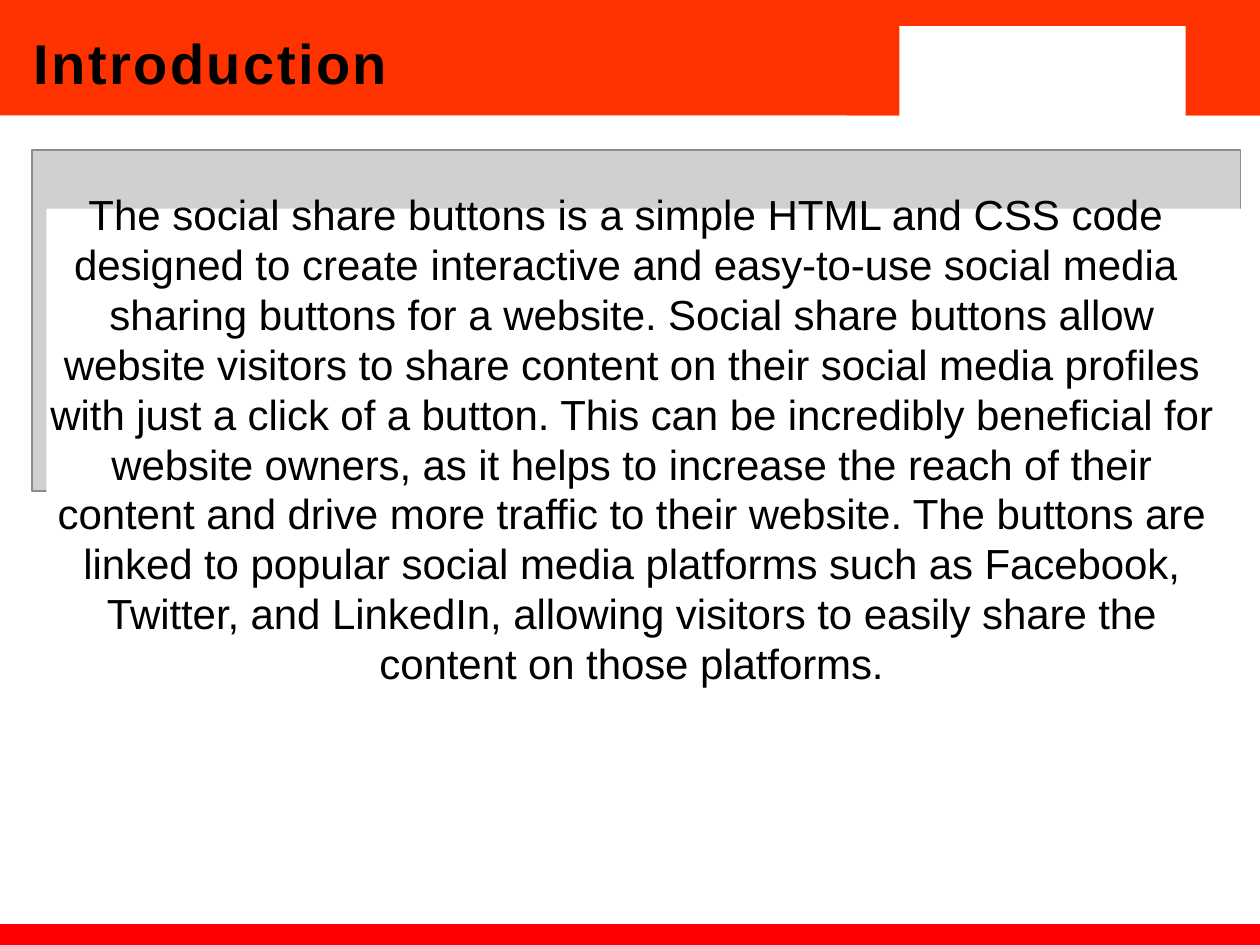
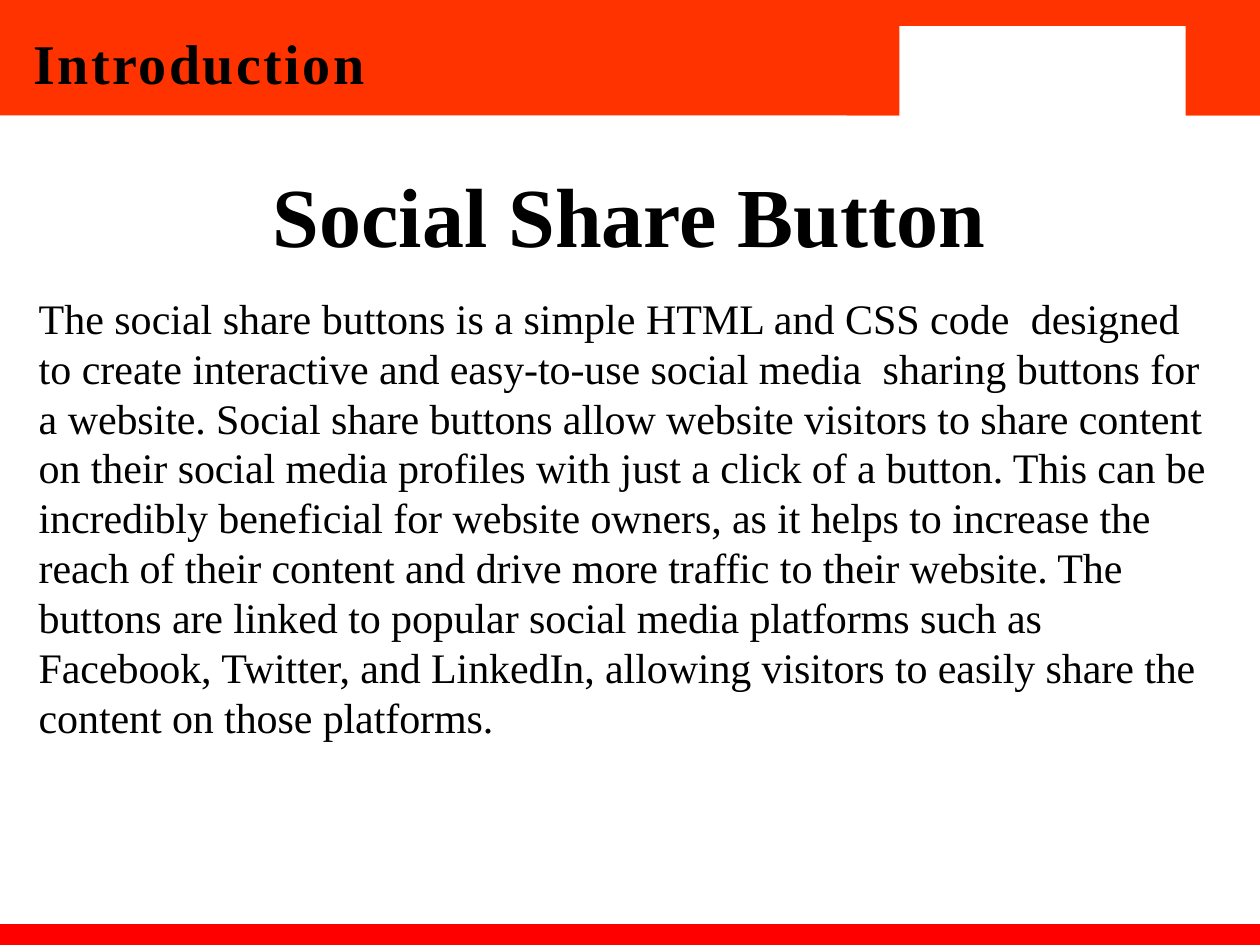
Before and after one commit to suk9669/fee-project, a slide deck: slide 3 of FEE_PPT(2210990869,70,71,72).pptx. Drawn at 1260x945 pixels with LibreOffice and Linux fonts; fonts in the diff are those of the drawing; grey boxes stand for pictures; background and template pictures are left out. Boxes give left, top, right and bottom in pixels: in the first picture for what was removed or moved away, otherwise in the second. Text is boxed around its words. In the diff, an @@ line names an element or a change of style, - is before the commit and + after.

```diff
--- a/FEE_PPT(2210990869,70,71,72).pptx
+++ b/FEE_PPT(2210990869,70,71,72).pptx
@@ title "Introduction" at [34,45,364,85]: font Arial to Times New Roman @@
@@ picture removed at [32,150,1240,491] @@
@@ freeform shape removed at [47,209,1260,611] @@
@@ text added at [273,188,985,248], 48 pt, text #000000, bold @@
+Social Share Button
@@ text "The social share buttons is ...": place and size @@
-text "The social share buttons is ..." at [50,196,1213,688]
+text "The social share buttons is ..." at [39,305,1205,742]
@@ text "The social share buttons is ..." at [39,305,1205,742]: font Arial to Times New Roman; alignment centre to left @@
```
Also in this commit, not shown: 8 other slides changed, 7 slides added, 1 slide removed, 5 other files.
